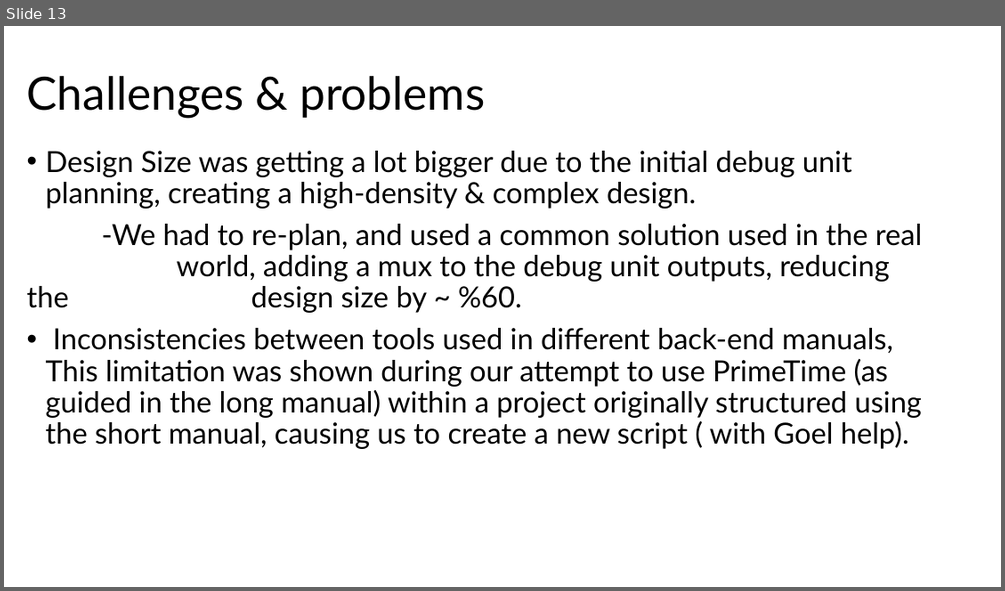
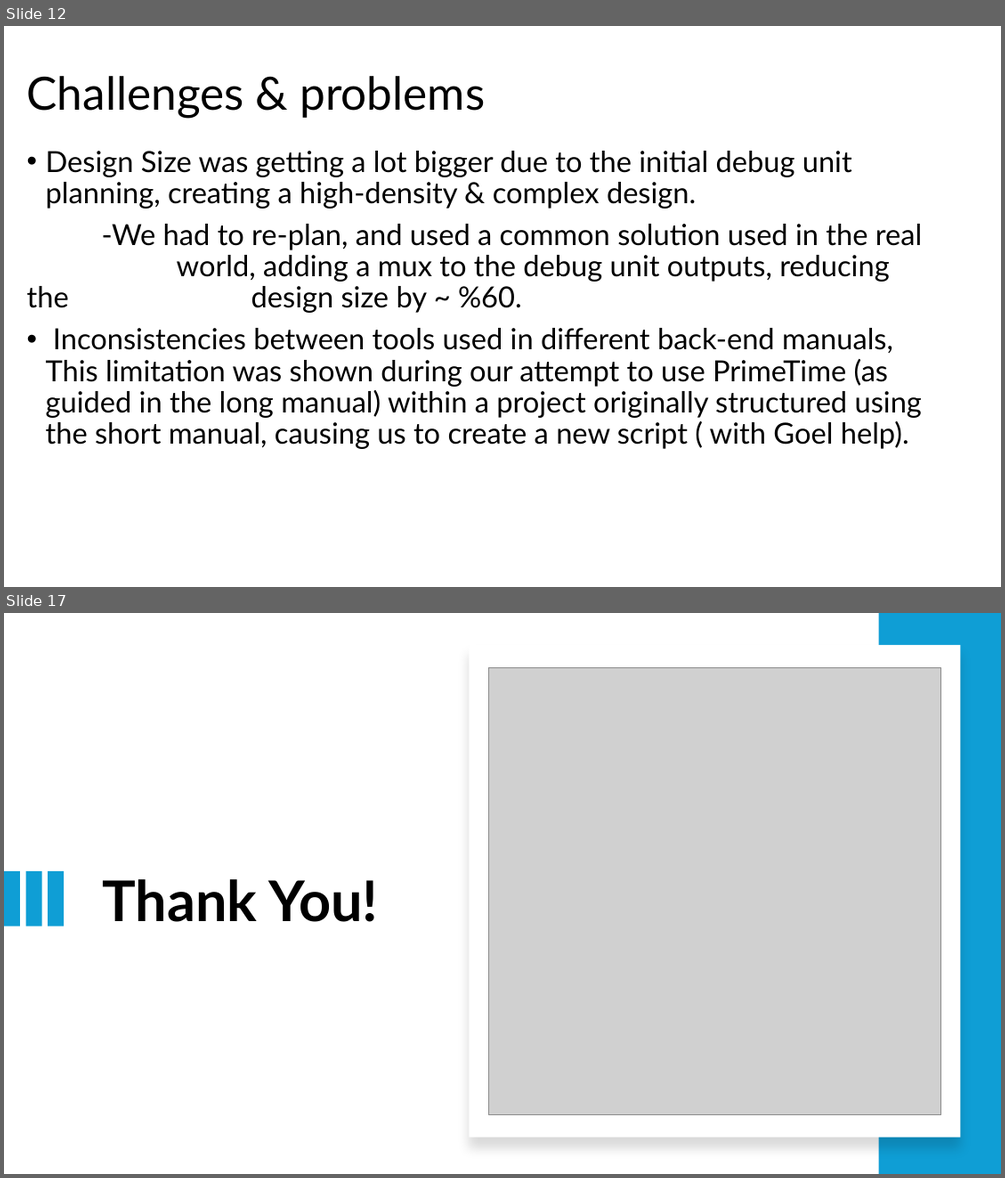
Before and after one commit to muhammad0bi/044169_project_B, a slide deck: Presintaions and Reports/Final presntaion VLSI.pptx. Shown one above the other, each under a label of ours: slide 13 before the commit, slides 12 and 17 after it; the slides between them are not shown. The pictures are 1005x591 and 1005x1178 pixels, drawn with LibreOffice and Linux fonts; fonts in the diff are those of the drawing; grey boxes stand for pictures. Boxes give left, top, right and bottom in pixels: in the first picture for what was removed or moved away, otherwise in the second. Text is boxed around its words. In the diff, an @@ line names an element or a change of style, - is before the commit and + after.

```diff
--- a/Presintaions and Reports/Final presntaion VLSI.pptx
+++ b/Presintaions and Reports/Final presntaion VLSI.pptx
@@ slide 17 added at bbox=[4, 613, 1001, 1174], background #FFFFFF @@
@@ rectangle added at bbox=[879, 613, 1001, 1174], fill #0F9ED5 @@
@@ rectangle added at bbox=[469, 645, 961, 1137], fill #FFFFFF @@
@@ picture added at bbox=[488, 667, 941, 1115] @@
@@ rectangle added at bbox=[4, 871, 20, 926], fill #0F9ED5 @@
@@ rectangle added at bbox=[25, 871, 41, 926], fill #0F9ED5 @@
@@ rectangle added at bbox=[48, 871, 64, 926], fill #0F9ED5 @@
@@ title added at bbox=[103, 879, 378, 922], 54 pt, text #000000, bold @@
+Thank You!
@@ what was slide 13 is now slide 12 @@
```
Also in this commit, not shown: 4 slides changed, 3 other slides added, 1 slide removed, 1 other file.
